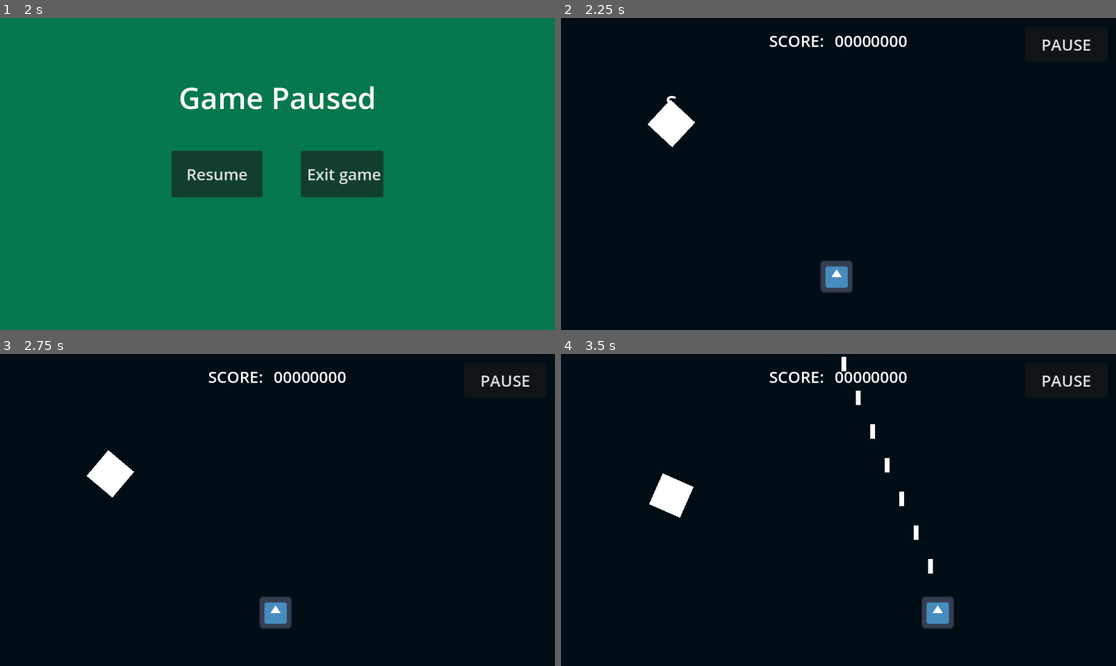
Above: before the commit, frames 1-4 (two rows, left to right).
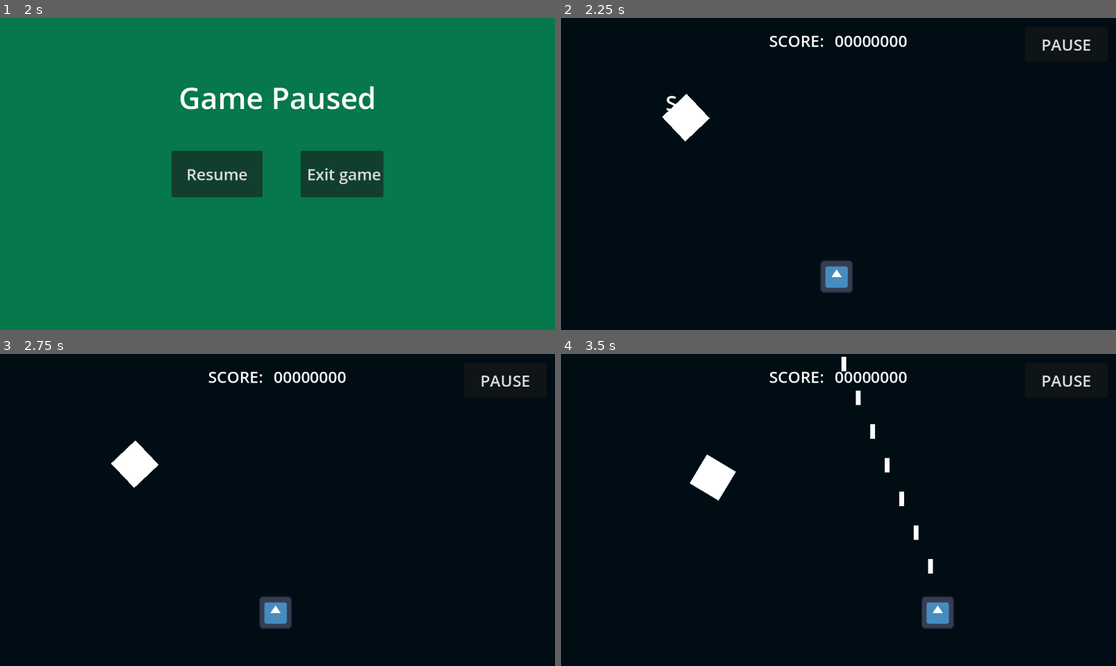
Above: after the commit, the same moments.

Repository: adrian-apollo/guga
Game: Godot game, scene res://_gamefiles/mainscene.tscn
Two runs of this game, one before a commit and one after it. Both use one fixed random seed, a clock stepped at 60 frames per second and the inputs below. The engine's default icon, where the game draws it, is replaced by a stand-in: a white triangle on a blue panel in a dark square.
Inputs (mouse positions are in pixels of both pictures, inside the frame that each line leads up to):
- Up to frame 1 (2 s): click "TAP TO PLAY" at 0.5 s; click "PAUSE" at 1.25 s
- Up to frame 2 (2.25 s): click "Resume" at 2 s
- Up to frame 3 (2.75 s): no input
- Up to frame 4 (3.5 s): move the mouse to (960, 494) at 2.77 s; hold Right (ArrowRight) from 2.78 s (still down); hold Space (Fire) from 2.78 s (still down)

Frame 1 is identical in both runs. In frame 2, 0.7% of the frame differs, in the area x 15-27%, y 24-42%; in frame 3, 1.1%; in frame 4, 1.4%, in the area x 15-32%, y 32-53%.

Commit message:
Created: AIT_move_to

Diff:
--- a/_gamefiles/AI/Tasks/task_move_to.gd
+++ b/_gamefiles/AI/Tasks/task_move_to.gd
@@ -13,6 +13,6 @@
 		finish()
 
 	(actor as Node2D ).look_at( node.global_position )
-	(actor as Node2D ).position.y += 1
+	(actor as Node2D ).position += 1 * (actor as Node2D ).global_position.direction_to( node.global_position )
 
 	finish()
